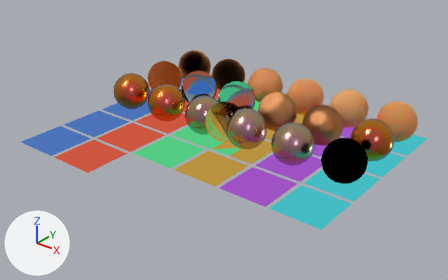
One commit to the Blender file tests/fixtures/native_oracle/shader_bsdf_wave12/path_skin_crop.blend: the scene before it, then after it.
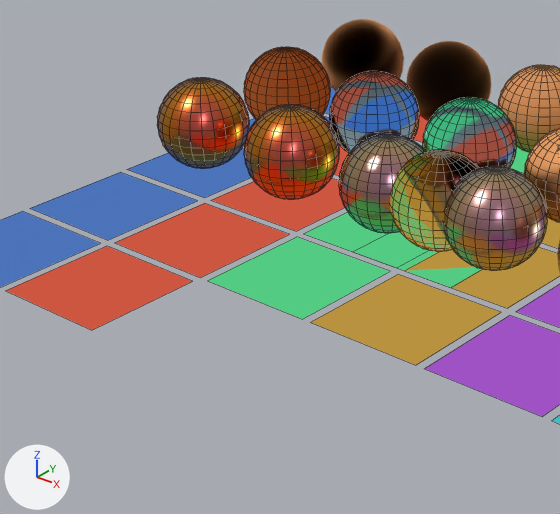
Each version appears first whole from a 50 mm lens placed at (8.25, -10.36, 6.42), pointed at (0.09, -0.16, 0.1), and next in a close-up on the part from 11% to 61% of the width and 15% to 88% of the height. The lights are fixed; the arrows at lower left show +X, +Y and +Z. The older version's two pictures come first. The close-ups show mesh edges as thin lines.

The first close-up shows 'BackdropTile18', 'BackdropTile19', 'BackdropTile20', 'BackdropTile21', 'BackdropTile22', 'BackdropTile25', 'BackdropTile26', 'metallic_beckmann_conductor', 'metallic_ggx_conductor', 'metallic_ggx_f82', 'metallic_multi_ggx_f82', 'ray_portal' and 20 more.
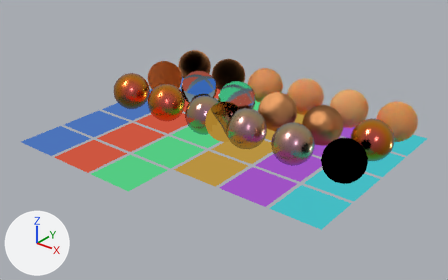
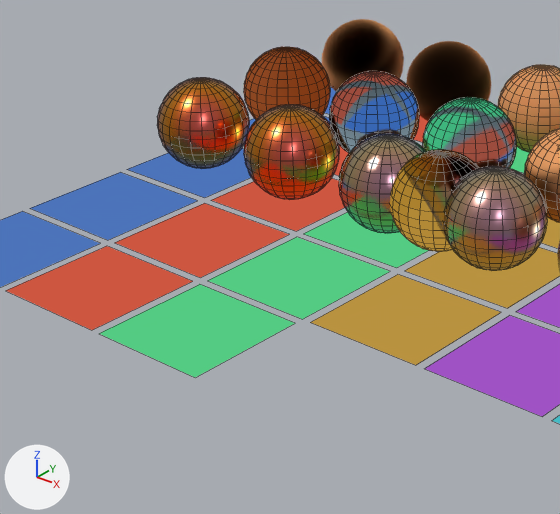
Changed parts and their boxes [x1, y1, x2, y2] in the close-ups (560 x 514 px):
'BackdropTile26', moved
    before: [353, 232, 482, 288]
    after: [99, 284, 295, 377]

What changed in the scene script:
```text
Change ob_backdroptile26:
    ob_backdroptile26.location: (0.0, 0.0, 0.0) -> (-0.625, -2.5, 0.0)
```
